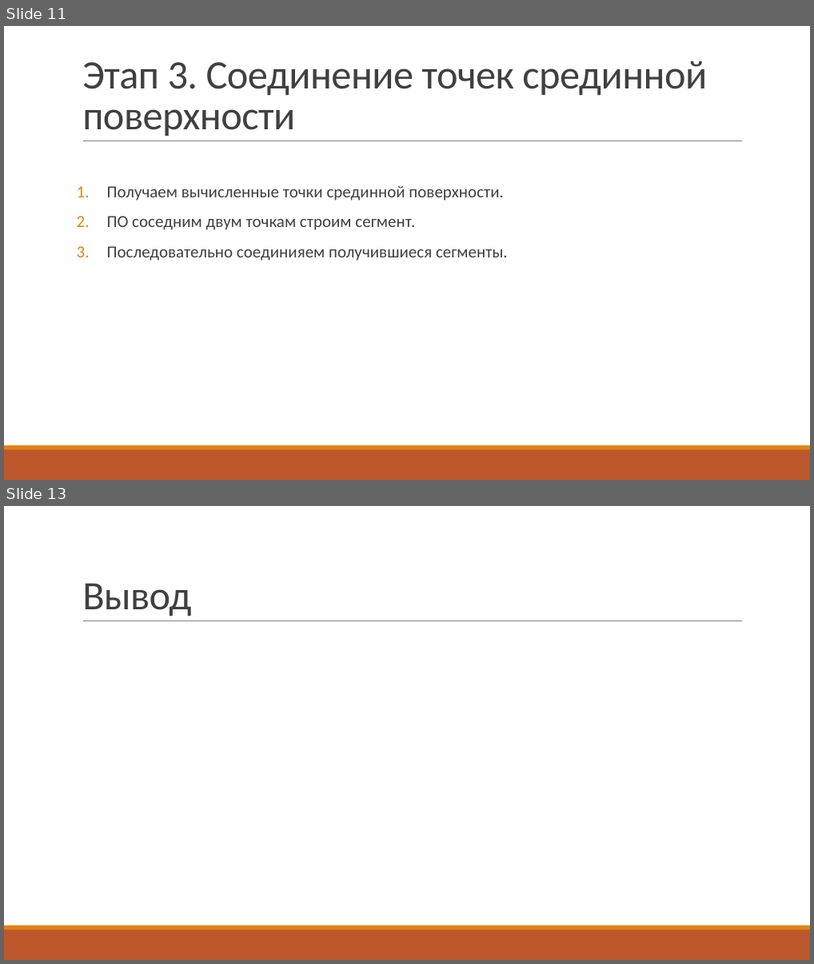
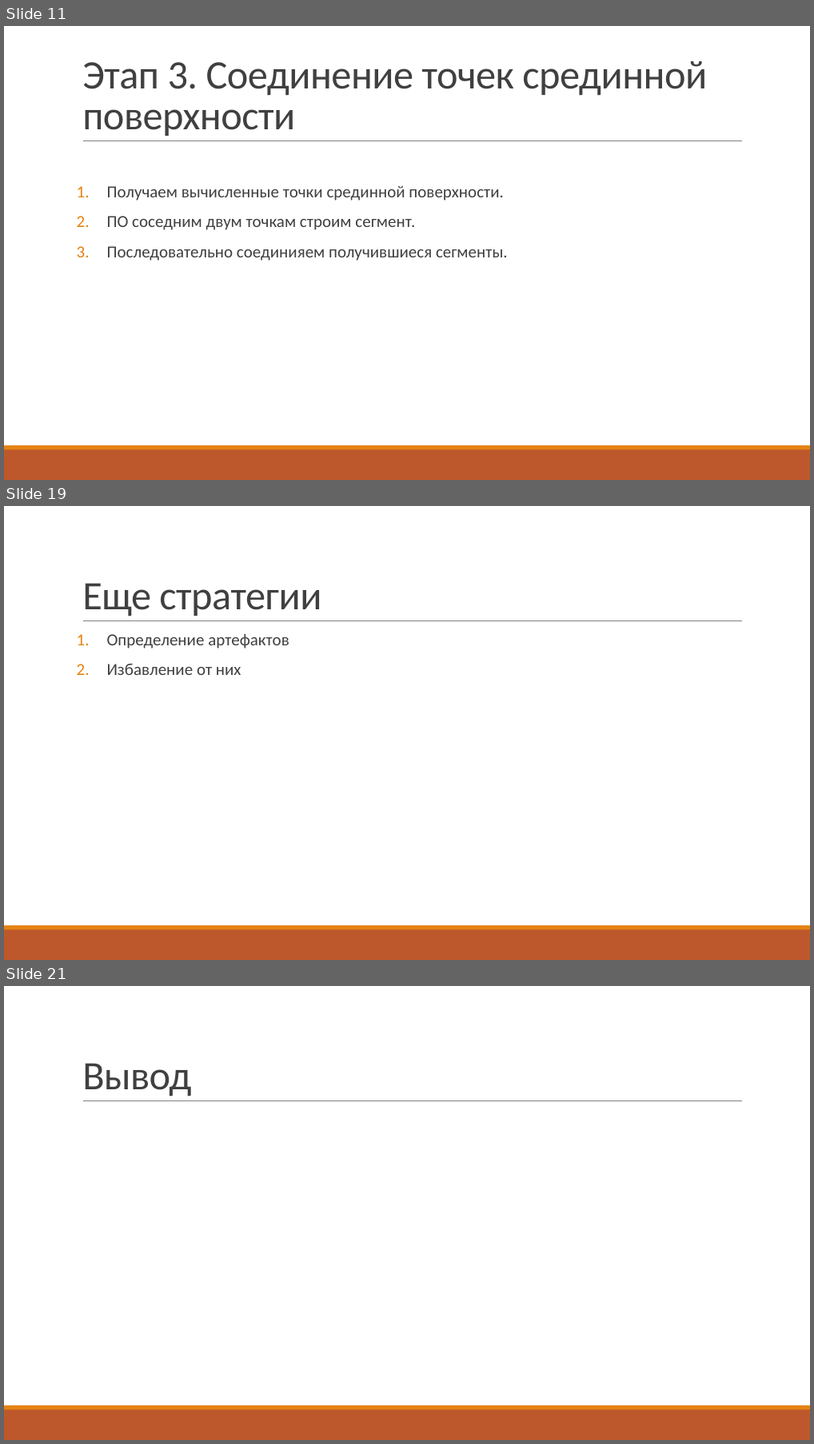
Before and after one commit to UNN-ITMM-AI381607m/middle-surface-proj, a slide deck: doc/publication/презентация.pptx. Shown one above the other, each under a label of ours: slides 11 and 13 before the commit, slides 11, 19 and 21 after it; the slides between them are not shown. The pictures are 814x964 and 814x1444 pixels, drawn with LibreOffice and Linux fonts; fonts in the diff are those of the drawing. Boxes give left, top, right and bottom in pixels: in the first picture for what was removed or moved away, otherwise in the second. Text is boxed around its words. In the diff, an @@ line names an element or a change of style, - is before the commit and + after.

```diff
--- a/doc/publication/презентация.pptx
+++ b/doc/publication/презентация.pptx
@@ slide 19 added at (4, 506, 810, 960), background #FFFFFF; not listed: 3 template elements that a slide beside it also shows @@
@@ title added at (82, 583, 322, 616), 48 pt, text #404040 @@
+Еще стратегии
@@ text added at (107, 634, 290, 675), 20 pt, text #404040 @@
+1. Определение артефактов
+2. Избавление от них
@@ what was slide 13 is now slide 21 @@
```
Also in this commit, not shown: 1 slide changed, 7 other slides added.
